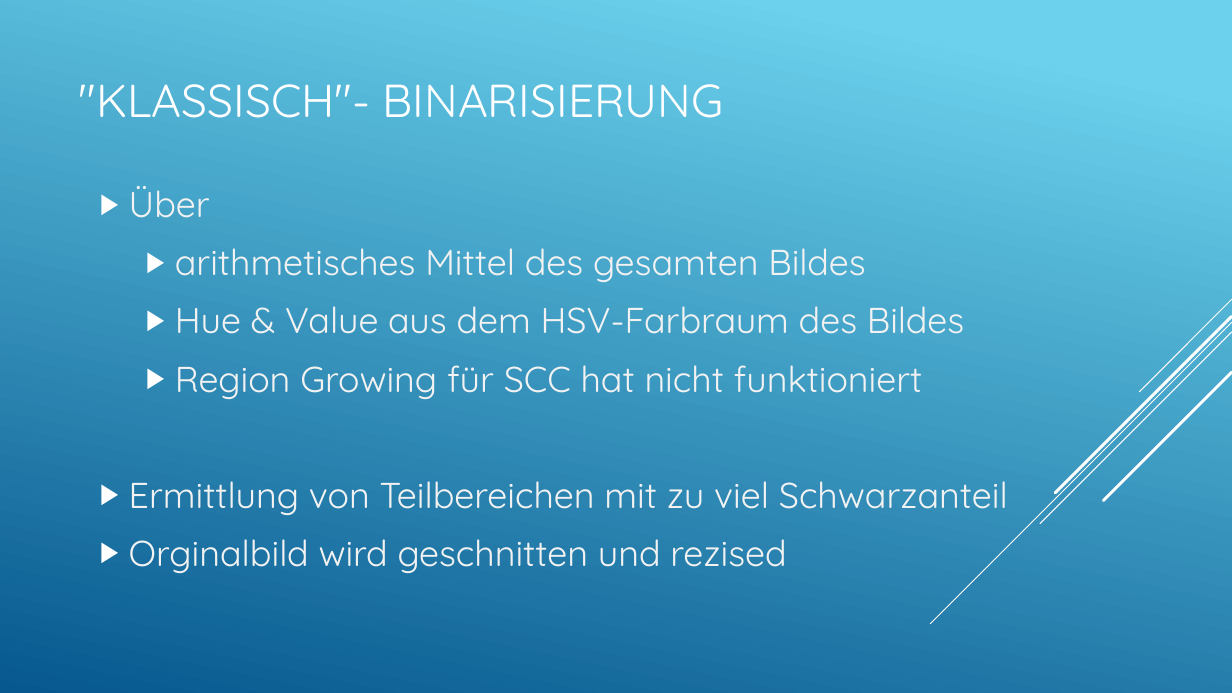
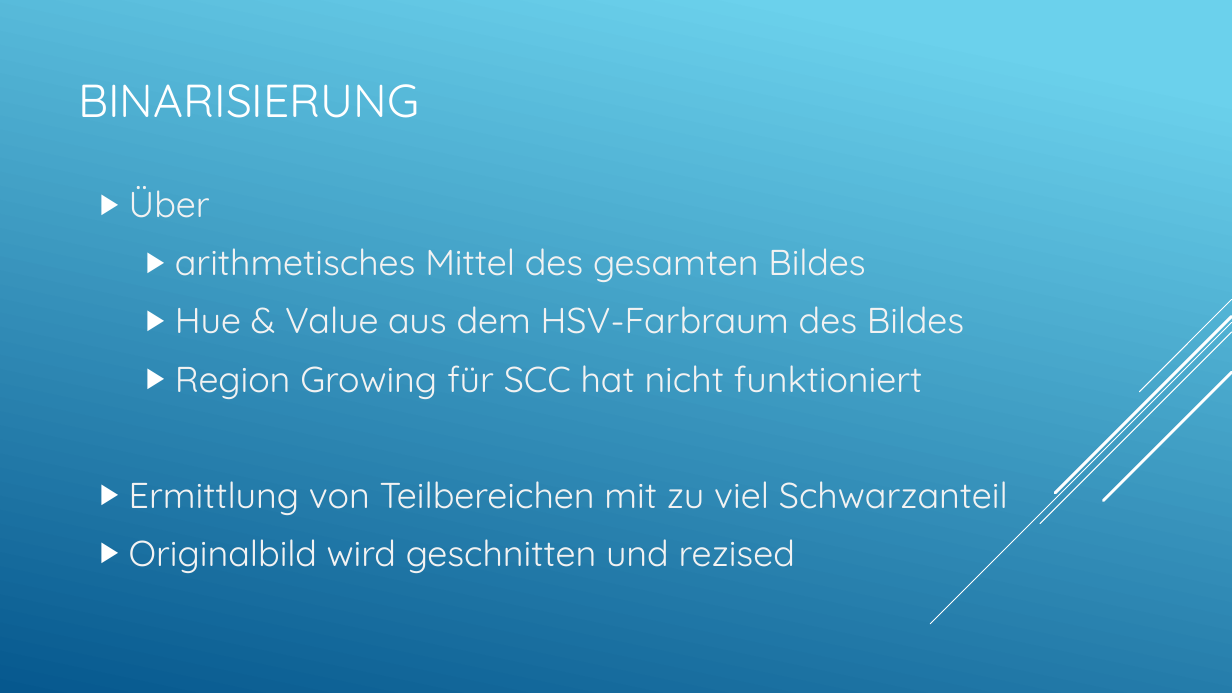
Before and after one commit to Menkeyshow/computer_vision_clouds, a slide deck: slide 9 of ausarbeitung/Wolken (1).pptx. Drawn at 1232x693 pixels with LibreOffice and Linux fonts; fonts in the diff are those of the drawing. Boxes give left, top, right and bottom in pixels: in the first picture for what was removed or moved away, otherwise in the second. Text is boxed around its words. In the diff, an @@ line names an element or a change of style, - is before the commit and + after.

Commit message:
finished presentation

```diff
--- a/ausarbeitung/Wolken (1).pptx
+++ b/ausarbeitung/Wolken (1).pptx
@@ title at (x1=78, y1=84, x2=419, y2=118): text changed @@
-"KLASSISCH"- BINARISIERUNG
+BINARISIERUNG
@@ text at (x1=129, y1=539, x2=795, y2=573): text changed @@
-▶ Orginalbild wird geschnitten und rezised
+▶ Originalbild wird geschnitten und rezised
```
Also in this commit, not shown: 1 other slide changed, 1 slide added.
